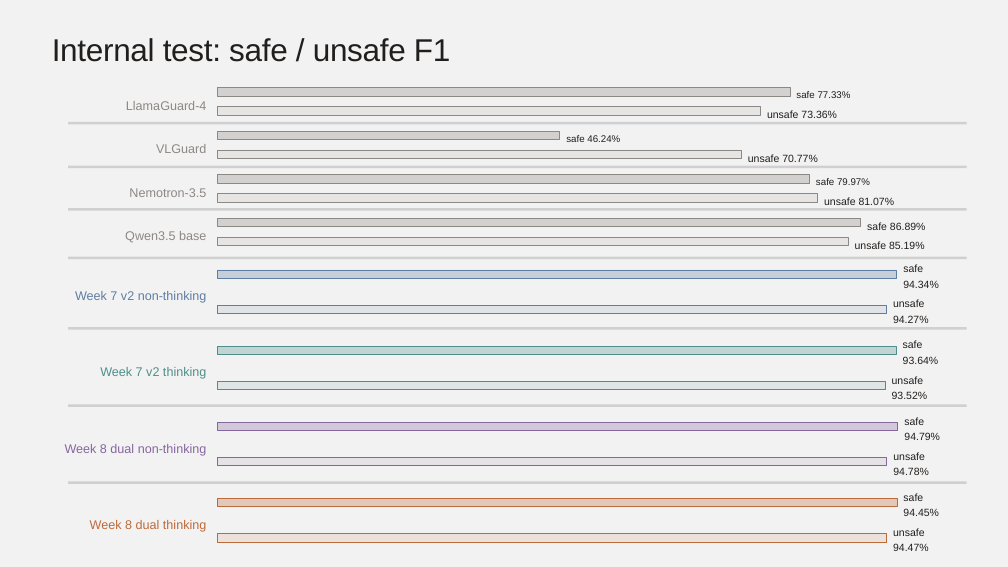
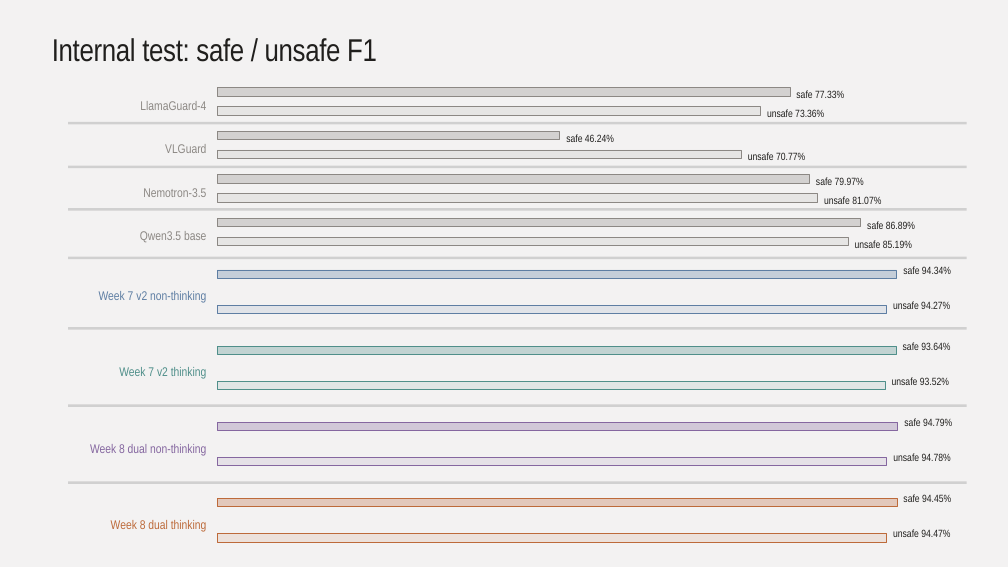
Before and after one commit to kunjcr2/A10-Internship-Progress, a slide deck: slide 11 of week-08/VLMSync7.pptx. Drawn at 1008x567 pixels with LibreOffice and Linux fonts; fonts in the diff are those of the drawing. Boxes give left, top, right and bottom in pixels: in the first picture for what was removed or moved away, otherwise in the second. Text is boxed around its words. In the diff, an @@ line names an element or a change of style, - is before the commit and + after.

```diff
--- a/week-08/VLMSync7.pptx
+++ b/week-08/VLMSync7.pptx
@@ size 13.9 to 15 pt, font Arial to Arial Narrow; line spacing 1.35 to 1.25 in 3 elements at box(796, 90, 844, 98), box(566, 134, 614, 142), box(816, 177, 864, 185) @@
@@ font Arial to Arial Narrow; line spacing 1.35 to 1.25 in 5 elements at box(767, 109, 824, 117), box(748, 152, 805, 160), box(824, 196, 881, 204), box(867, 221, 915, 229), box(855, 240, 912, 248) @@
@@ font Arial to Arial Narrow in 9 elements at box(52, 38, 377, 62), box(140, 101, 206, 110), box(165, 144, 206, 153), box(143, 188, 206, 197), box(140, 231, 206, 242), box(99, 291, 206, 303), box(119, 367, 207, 379), box(90, 444, 206, 455), box(111, 520, 207, 532) @@
@@ font Arial to Arial Narrow; line spacing 1.25 to 1.35 in 8 elements at box(903, 266, 951, 274), box(893, 301, 950, 309), box(903, 342, 950, 350), box(892, 377, 949, 385), box(904, 418, 952, 426), box(893, 453, 951, 461), box(903, 494, 951, 502), box(893, 529, 950, 537) @@
```
Also in this commit, not shown: 11 other slides changed, 3 slides added, 2 slides removed.
